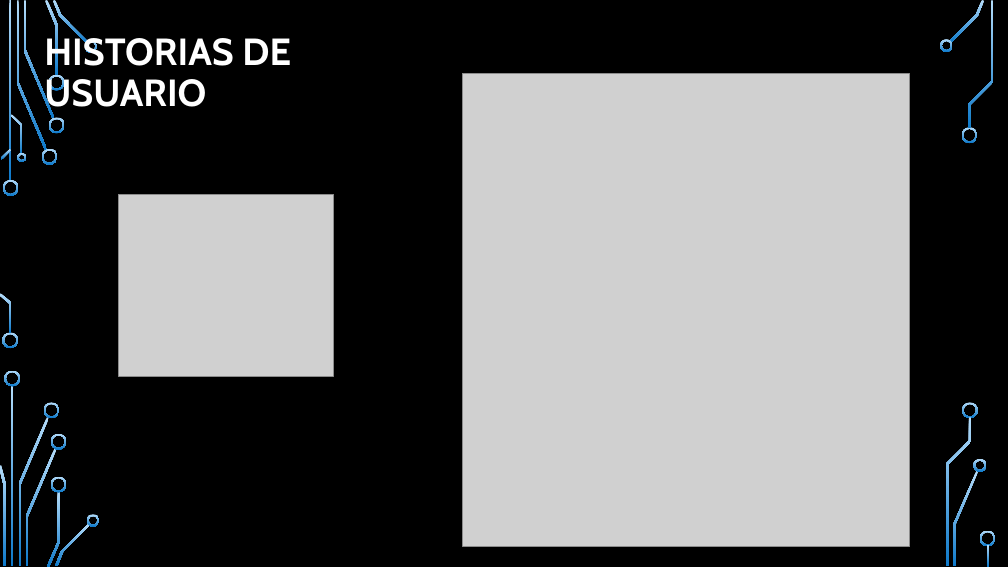
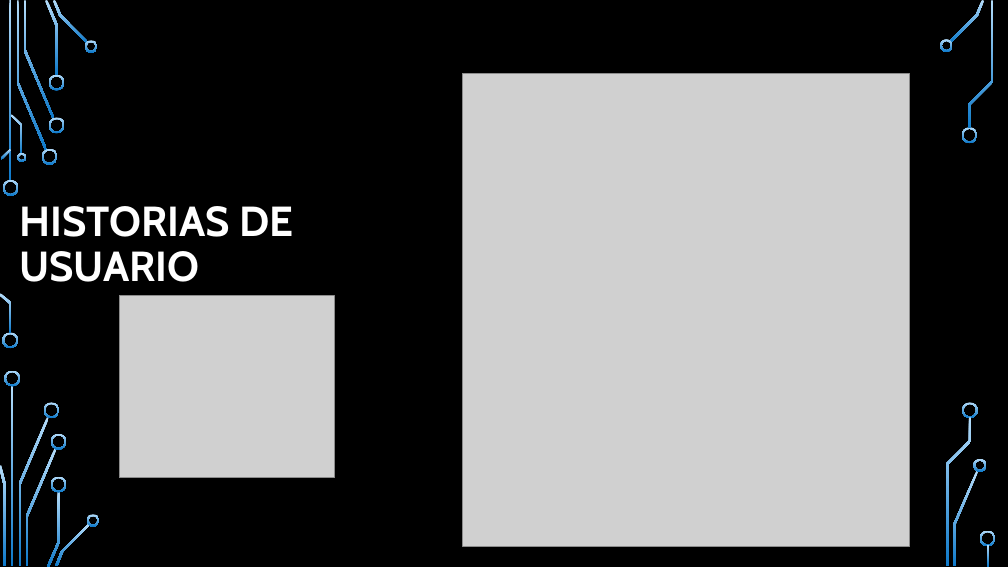
Before and after one commit to rquintero1129/BIS-PROJECT, a slide deck: slide 19 of BIS presentacion.pptx. Drawn at 1008x567 pixels with LibreOffice and Linux fonts; fonts in the diff are those of the drawing; grey boxes stand for pictures; background and template pictures are left out. Boxes give left, top, right and bottom in pixels: in the first picture for what was removed or moved away, otherwise in the second. Text is boxed around its words. In the diff, an @@ line names an element or a change of style, - is before the commit and + after.

```diff
--- a/BIS presentacion.pptx
+++ b/BIS presentacion.pptx
@@ title "HISTORIAS DE USUARIO": place and size @@
-title "HISTORIAS DE USUARIO" at bbox=[44, 33, 291, 115]
+title "HISTORIAS DE USUARIO" at bbox=[19, 206, 293, 282]
@@ title "HISTORIAS DE USUARIO" at bbox=[19, 206, 293, 282]: size 36 to 40 pt @@
@@ picture: place and size @@
-picture at bbox=[118, 194, 333, 377]
+picture at bbox=[119, 296, 335, 478]
```
Also in this commit, not shown: 5 other slides changed, 3 slides added, 2 slides removed.
